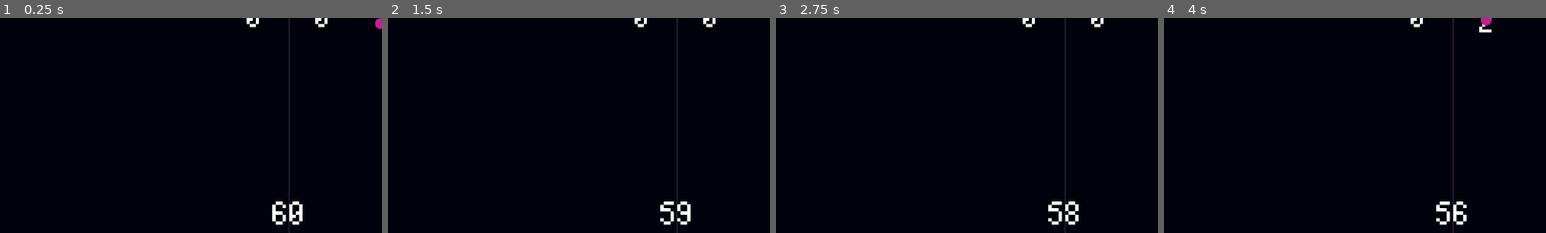
Above: before the commit, frames 1-4 (left to right).
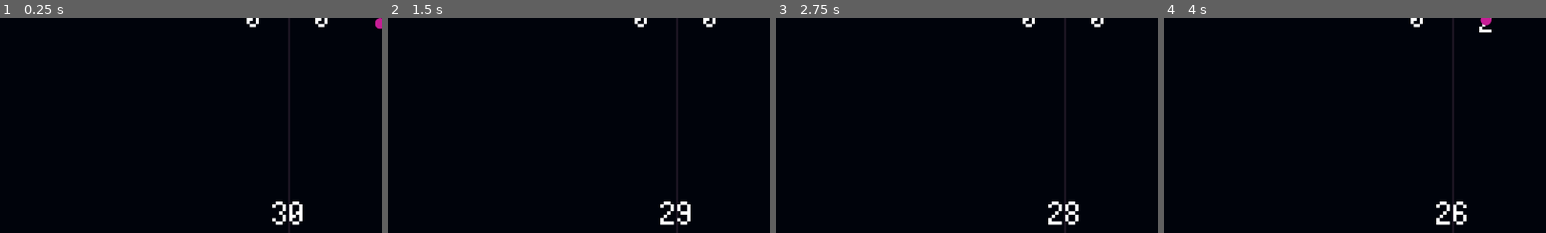
Above: after the commit, the same moments.

Repository: MarcelloLins/GamesWithATwist-Pong
Game: Godot game, scene res://game.tscn
Same seed, same stepped clock (60 frames per second), same inputs: the game is played once before the commit and once after it.
Inputs:
- Up to frame 1 (0.25 s): no input
- Up to frame 2 (1.5 s): hold W (UP) 0.53-1.28 s; hold S (DOWN) from 1.28 s (still down)
- Up to frame 3 (2.75 s): release S (DOWN) at 2.03 s; hold W (UP) from 2.03 s (still down)
- Up to frame 4 (4 s): release W (UP) at 3.53 s; hold S (DOWN) from 3.53 s (still down)
The pictures show only the part of the screen within x 12-62%, y 50-100%; the shares and areas given below are measured in that part.

The runs differ from the first frame. In frame 1, 0.1% of the frame differs, in the area x 71-75%, y 86-94%; in frame 2, 0.2%, in the area x 71-75%, y 85-97%; in frame 3, 0.2%; in frame 4, 0.2%.

Commit message:
Ball now stops when game timer runs out

Diff:
--- a/ball/ball.gd
+++ b/ball/ball.gd
@@ -20,6 +20,9 @@
 func rewind():
 	motion = motion * -1
 
+func stop():
+	speed = 0
+
 func _physics_process(delta: float) -> void:
 	var collision = move_and_collide(motion * speed * delta)
 
--- a/ball_handler.gd
+++ b/ball_handler.gd
@@ -2,15 +2,26 @@
 
 @onready var ballScene = preload("res://ball/ball.tscn")
 @onready var scoreBoundaries = $"../ScoreBoundaries"
+@onready var gameTimer :Node2D = $"../Timer"
+
+var _ball: CharacterBody2D
 
 # Called when the node enters the scene tree for the first time.
 func _ready() -> void:
 	# Spanws a new ball in the world
-	var ball = ballScene.instantiate()
-	get_parent().call_deferred("add_child", ball)
+	_ball = ballScene.instantiate()
+	get_parent().call_deferred("add_child", _ball)
 
+	# Score events - Spanws a new ball
 	scoreBoundaries.player_scored.connect(_on_scored)
 	scoreBoundaries.enemy_scored.connect( _on_scored)
+
+	# Game Timer event - Ends game
+	gameTimer.end_game.connect(stop_ball)
+
+
+func stop_ball():
+	_ball.stop()
 
 func _on_scored(ball: Node2D):
 	# ignores nodes that aren't the ball (in case two collision areas merge and result in the player paddle being received here)
@@ -19,5 +30,5 @@
 
 	ball.queue_free()
 	# Respawn Ball
-	var newBall = ballScene.instantiate()
-	get_parent().call_deferred("add_child", newBall)
+	_ball = ballScene.instantiate()
+	get_parent().call_deferred("add_child", _ball)
--- a/game.tscn
+++ b/game.tscn
@@ -9,7 +9,7 @@
 [ext_resource type="Script" path="res://score.gd" id="7_x6dwr"]
 [ext_resource type="FontFile" uid="uid://wnov37ki34fy" path="res://assets/BitPotionExt.ttf" id="8_0njy4"]
 [ext_resource type="Script" path="res://timer.gd" id="8_hkry6"]
-[ext_resource type="Script" path="res://powerups/powerups.gd" id="10_ka44w"]
+[ext_resource type="Script" path="res://powerups/powerup_handler.gd" id="10_pkma5"]
 
 [sub_resource type="RectangleShape2D" id="RectangleShape2D_u5btt"]
 size = Vector2(7, 716.5)
@@ -125,9 +125,22 @@
 autostart = true
 
 [node name="PowerupHandler" type="Node2D" parent="."]
-script = ExtResource("10_ka44w")
+script = ExtResource("10_pkma5")
 
 [node name="Timer" type="Timer" parent="PowerupHandler"]
 autostart = true
 
+[node name="Announcement" type="Label" parent="PowerupHandler"]
+offset_left = 515.0
+offset_top = 579.0
+offset_right = 762.0
+offset_bottom = 658.0
+text = "
+"
+label_settings = SubResource("LabelSettings_leqsl")
+horizontal_alignment = 1
+
+[node name="ClearAnnouncement" type="Timer" parent="PowerupHandler"]
+wait_time = 2.0
+
 [editable path="Player"]
--- a/powerups/powerup.gd
+++ b/powerups/powerup.gd
@@ -11,6 +11,8 @@
 @onready var collisionPerType = {
 	PowerUp.Type.REWIND: _ball_collided_rewind
 }
+
+signal power_up_activated(type: PowerUp.Type)
 
 func _ready() -> void:
 	position = get_random_coordinates()
@@ -50,7 +52,10 @@
 	# ignores nodes that aren't the ball (power ups can spawn on top of one another)
 	if !ball.is_in_group("balls"):
 		return
-	print("Rewind!")
+	# Rewinds ball
 	ball.rewind()
+	# Signals that this was triggered
+	emit_signal("power_up_activated", PowerUp.Type.REWIND)
+
 	# destroy ourselves
 	queue_free()
--- /dev/null
+++ b/powerups/powerup_handler.gd
@@ -0,0 +1,26 @@
+extends Node2D
+
+@onready var timer :Timer = $"./Timer"
+@onready var announcementTimer :Timer = $"ClearAnnouncement"
+@onready var powerupScene = preload("res://powerups/powerup.tscn")
+
+@onready var announcementsPerPowerUp = {
+	PowerUp.Type.REWIND: "Rewind!"
+}
+
+# Called when the node enters the scene tree for the first time.
+func _ready() -> void:
+	timer.timeout.connect(spawn_power_up)
+	announcementTimer.timeout.connect(clear_label)
+
+func spawn_power_up():
+	var power = powerupScene.instantiate()
+	power.power_up_activated.connect(update_label)
+	get_parent().call_deferred("add_child", power)
+
+func update_label(type: PowerUp.Type):
+	$"./Announcement".text = announcementsPerPowerUp[type]
+	announcementTimer.start()
+
+func clear_label():
+	$"./Announcement".text = ""
--- a/powerups/powerups.gd
+++ /dev/null
@@ -1,12 +0,0 @@
-extends Node2D
-
-@onready var timer :Timer = $"./Timer"
-@onready var powerupScene = preload("res://powerups/powerup.tscn")
-
-# Called when the node enters the scene tree for the first time.
-func _ready() -> void:
-	timer.timeout.connect(spawn_power_up)
-
-func spawn_power_up():
-	var power = powerupScene.instantiate()
-	get_parent().call_deferred("add_child", power)
--- a/timer.gd
+++ b/timer.gd
@@ -3,14 +3,20 @@
 @onready var timer :Timer = $"./Timer"
 @onready var label :Label = $"./Label"
 
+signal end_game()
+
 var timeLeft: int
 func _ready() -> void:
-	timeLeft = 60 # seconds
+	timeLeft = 30 # seconds
 	label.text = str(timeLeft)
 	timer.timeout.connect(update_label)
 
 func update_label():
 	timeLeft -= 1
+	if timeLeft == 0:
+		emit_signal("end_game")
+		timer.stop()
+		return
 	label.text = str(timeLeft)
 	# restart timer
 	timer.start()
